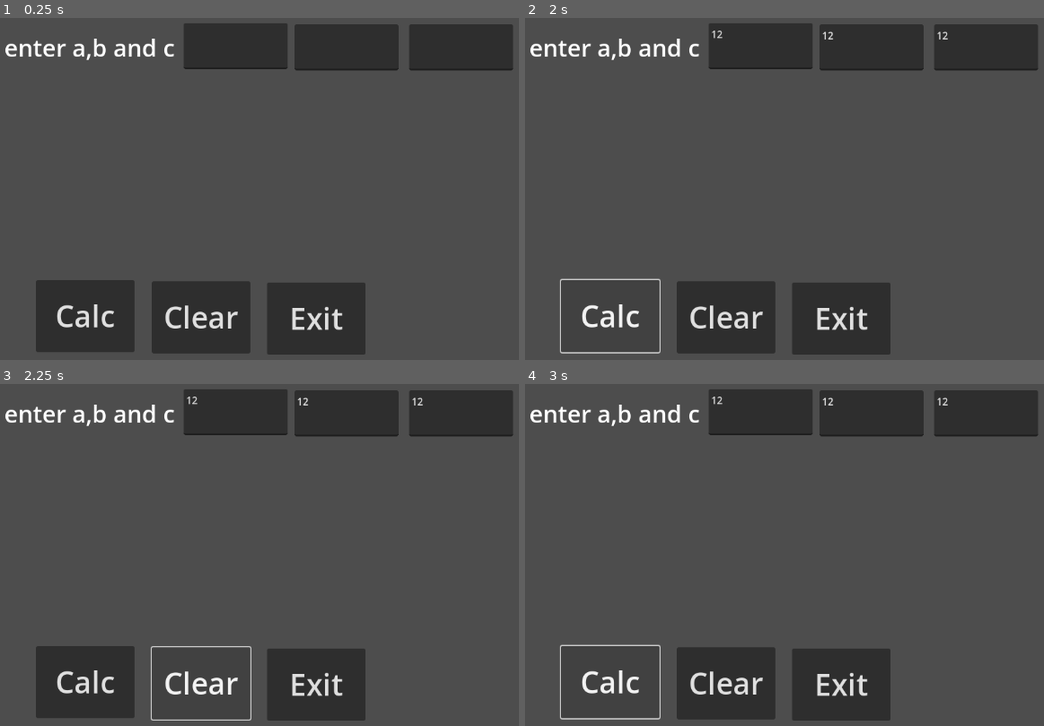
Above: before the commit, frames 1-4 (two rows, left to right).
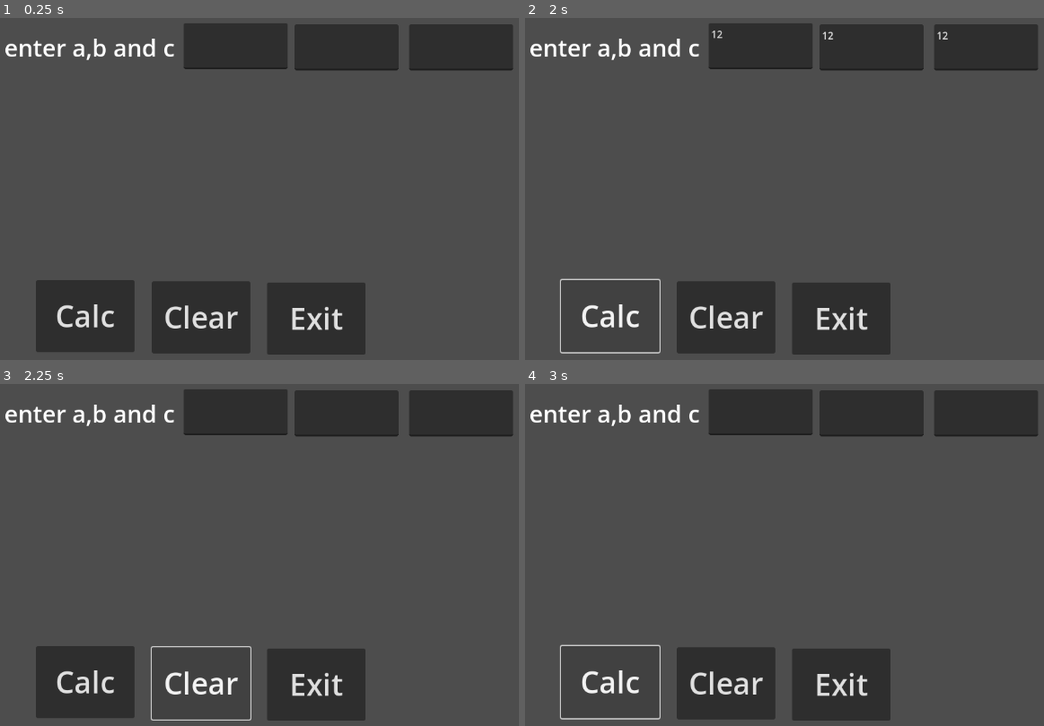
Above: after the commit, the same moments.

Repository: ghost640/game-design-1
Game: Godot game, scene res://prog_58b.tscn
The game is run twice, just before and just after one commit, with the same random seed, the same clock (stepped at 60 frames per second) and the same inputs. The project has no main scene, so this scene is started directly.
Inputs (mouse positions are in pixels of both pictures, inside the frame that each line leads up to):
- Up to frame 1 (0.25 s): no input
- Up to frame 2 (2 s): click (758, 45) at 0.52 s; type "12" at 0.6 s; click (872, 48) at 0.75 s; type "12" at 0.83 s; click (986, 48) at 0.98 s; type "12" at 1.07 s; click "Calc" at 1.25 s
- Up to frame 3 (2.25 s): click "Clear" at 2 s
- Up to frame 4 (3 s): click "Calc" at 2.75 s

Frames 1-2 are identical in both runs. In frame 3, less than 0.1% of the frame differs, in the area x 35-82%, y 3-7%; in frame 4, less than 0.1%.
Error before the commit: Parse Error: Expected expression after "+" operator. (res://prog_58b.gd:9)

Commit message:
update 9/10

Diff:
--- a/prog_58b.gd
+++ b/prog_58b.gd
@@ -6,7 +6,7 @@
 	var a = int($txtA.text)
 	var b = int($txtB.text)
 	var c = int($txtC.text)
-	var root = (-b + )
+
 
 func _on_btn_clear_pressed() -> void:
 	$txtA.text = ""
--- a/prog_58b.tscn
+++ b/prog_58b.tscn
@@ -25,6 +25,7 @@
 label_settings = SubResource("LabelSettings_p31ib")
 
 [node name="lblRoot" type="Label" parent="."]
+layout_mode = 0
 offset_left = 39.0
 offset_top = 121.0
 offset_right = 293.0
@@ -39,12 +40,14 @@
 offset_bottom = 91.0
 
 [node name="txtB" type="TextEdit" parent="."]
+layout_mode = 0
 offset_left = 483.0
 offset_top = 19.0
 offset_right = 650.0
 offset_bottom = 93.0
 
 [node name="txtC" type="TextEdit" parent="."]
+layout_mode = 0
 offset_left = 667.0
 offset_top = 19.0
 offset_right = 834.0
@@ -60,6 +63,7 @@
 text = "Calc"
 
 [node name="btnClear" type="Button" parent="."]
+layout_mode = 0
 offset_left = 254.0
 offset_top = 432.0
 offset_right = 412.0
@@ -68,6 +72,7 @@
 text = "Clear"
 
 [node name="btnExit" type="Button" parent="."]
+layout_mode = 0
 offset_left = 439.0
 offset_top = 434.0
 offset_right = 597.0
--- a/prog_82a.tscn
+++ b/prog_82a.tscn
@@ -23,6 +23,7 @@
 offset_bottom = 76.0
 
 [node name="txtSpeed" type="TextEdit" parent="."]
+layout_mode = 0
 offset_left = 287.0
 offset_top = 79.0
 offset_right = 414.0
@@ -39,6 +40,7 @@
 horizontal_alignment = 1
 
 [node name="Label2" type="Label" parent="."]
+layout_mode = 0
 offset_left = 18.0
 offset_top = 69.0
 offset_right = 116.0
@@ -48,6 +50,7 @@
 horizontal_alignment = 1
 
 [node name="lblFine" type="Label" parent="."]
+layout_mode = 0
 offset_left = 52.0
 offset_top = 162.0
 offset_right = 603.0
@@ -66,6 +69,7 @@
 text = "Calc"
 
 [node name="btnClear" type="Button" parent="."]
+layout_mode = 0
 offset_left = 272.0
 offset_top = 465.0
 offset_right = 420.0
@@ -74,6 +78,7 @@
 text = "Clear"
 
 [node name="btnExit" type="Button" parent="."]
+layout_mode = 0
 offset_left = 456.0
 offset_top = 469.0
 offset_right = 608.0
--- /dev/null
+++ b/prog_88a.gd
@@ -0,0 +1,41 @@
+extends Control
+
+
+
+func _on_btn_calc_pressed() -> void:
+	var num1 = int($txtNum1.text)
+	var num2 = int($txtNum2.text)
+	var Sum = num1 + num2
+	var Diff = num1 - num2
+	var Abs = abs(Diff)
+	var Product = num1 * num2
+	var Average = Sum / 2
+	var Max = 0
+	var Min = 0
+	if num1 > num2:
+		Max = num1
+	else:
+		Max = num2
+
+	if Max == num1:
+		Min = num2
+	else:
+		Min = num1
+
+	$lblAns.text = "sum: " + str(Sum) + \
+				"\nDiffereance: " + str(Diff) + \
+				"\nProdcut: " + str(Product) + \
+				"\nAverage: " + str(Average) + \
+				"\nDistance: " + str(Abs) + \
+				"\nMax: " + str(Max) + \
+				"\nMin: " + str(Min)
+
+
+func _on_btn_clear_pressed() -> void:
+	$txtNum1.text = ""
+	$txtNum2.text = ""
+	$lblAns.text = ""
+
+
+func _on_btn_exit_pressed() -> void:
+	get_tree().quit()
--- /dev/null
+++ b/prog_88a.tscn
@@ -0,0 +1,78 @@
+[gd_scene load_steps=5 format=3 uid="uid://b1fxhocy7hjg7"]
+
+[ext_resource type="Script" path="res://prog_88a.gd" id="1_2q7yc"]
+[ext_resource type="Theme" uid="uid://b16mm2uf5waty" path="res://Big_Font.tres" id="2_pg8w4"]
+
+[sub_resource type="LabelSettings" id="LabelSettings_4yi4u"]
+font_size = 38
+
+[sub_resource type="LabelSettings" id="LabelSettings_0brjw"]
+font_size = 38
+
+[node name="prog_88a" type="Control"]
+layout_mode = 3
+anchors_preset = 15
+anchor_right = 1.0
+anchor_bottom = 1.0
+grow_horizontal = 2
+grow_vertical = 2
+script = ExtResource("1_2q7yc")
+
+[node name="txtNum1" type="TextEdit" parent="."]
+layout_mode = 0
+offset_left = 382.0
+offset_top = 50.0
+offset_right = 512.0
+offset_bottom = 119.0
+
+[node name="txtNum2" type="TextEdit" parent="."]
+offset_left = 586.0
+offset_top = 29.0
+offset_right = 716.0
+offset_bottom = 98.0
+
+[node name="Label" type="Label" parent="."]
+layout_mode = 0
+offset_left = 23.0
+offset_top = 53.0
+offset_right = 223.0
+offset_bottom = 96.0
+text = "put numbers here"
+label_settings = SubResource("LabelSettings_4yi4u")
+horizontal_alignment = 2
+
+[node name="lblAns" type="Label" parent="."]
+offset_left = 51.0
+offset_top = 121.0
+offset_right = 1129.0
+offset_bottom = 451.0
+label_settings = SubResource("LabelSettings_0brjw")
+
+[node name="btnCalc" type="Button" parent="."]
+layout_mode = 0
+offset_left = 64.0
+offset_top = 540.0
+offset_right = 220.0
+offset_bottom = 632.0
+theme = ExtResource("2_pg8w4")
+text = "Calc"
+
+[node name="btnClear" type="Button" parent="."]
+offset_left = 276.0
+offset_top = 535.0
+offset_right = 432.0
+offset_bottom = 627.0
+theme = ExtResource("2_pg8w4")
+text = "Clear"
+
+[node name="btnExit" type="Button" parent="."]
+offset_left = 475.0
+offset_top = 520.0
+offset_right = 631.0
+offset_bottom = 612.0
+theme = ExtResource("2_pg8w4")
+text = "Exit"
+
+[connection signal="pressed" from="btnCalc" to="." method="_on_btn_calc_pressed"]
+[connection signal="pressed" from="btnClear" to="." method="_on_btn_clear_pressed"]
+[connection signal="pressed" from="btnExit" to="." method="_on_btn_exit_pressed"]
--- a/prog_93a.tscn
+++ b/prog_93a.tscn
@@ -52,6 +52,7 @@
 text = "Calc"
 
 [node name="btnClear" type="Button" parent="."]
+layout_mode = 0
 offset_left = 164.0
 offset_top = 194.0
 offset_right = 267.0
@@ -60,6 +61,7 @@
 text = "Clear"
 
 [node name="btnExit" type="Button" parent="."]
+layout_mode = 0
 offset_left = 305.0
 offset_top = 202.0
 offset_right = 408.0
